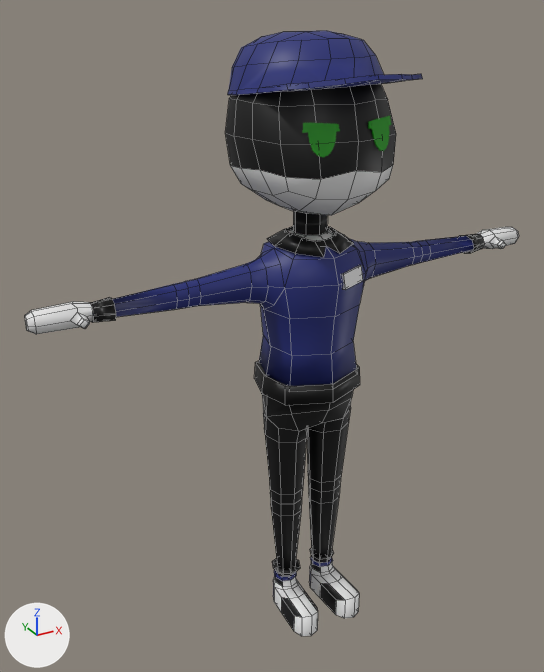
Before and after pictures for a commit that changed the Blender file 31.05.2025_Murder_Drones.blend.
Both versions are drawn from a 50 mm lens placed at (-3.84, -6.33, 6.62), pointed at (-0.32, 0.07, 3.42). The axes (+X, +Y, +Z) are drawn at lower left. The lights are the same throughout. Mesh edges are drawn as thin lines on the coarser meshes.

Objects in the first picture: 'Body', 'Eyes'.
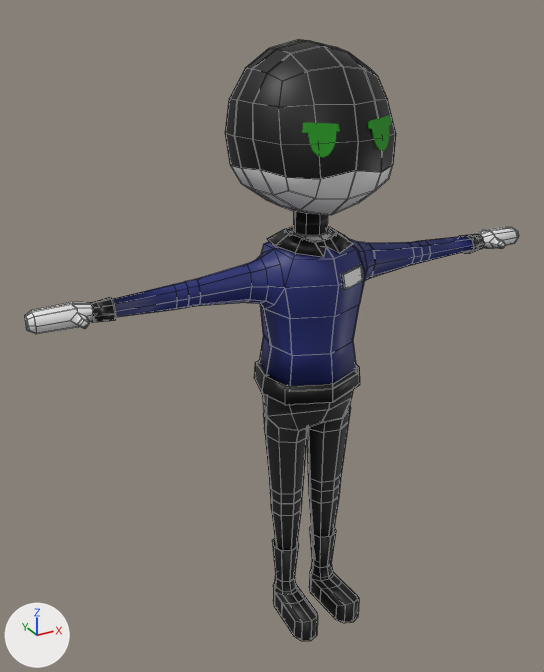
Location of each change, [x1, y1, x2, y2] in pixels of the pictures (544 x 672 px):
'Body', reshaped: before [25, 31, 519, 636]; after [25, 39, 519, 641]
part 1 of me_body_mesh, rebuilt (54% taller): before [309, 556, 359, 618]; after [309, 527, 359, 623]
part 2 of me_body_mesh, rebuilt (54% taller): before [273, 570, 318, 636]; after [273, 539, 318, 641]
part 3 of me_body_mesh, built on: before [228, 31, 423, 576]; after [112, 227, 492, 304]
part 4 of me_body_mesh, recoloured: [262, 390, 353, 551] in both

The edits, one by one:
Material 'Материал' (mat_материал) is new.
Its base color is (0.0186, 0.0186, 0.0186) (black #252525).
me_body_mesh is used by ob_body; location (0.0, 0.0, 0.0).
me_body_mesh had 821 vertices, 794 faces and spanned x -2.82..2.82, y -1.15..0.68, z 0.0..6.41.
me_body_mesh now has 1404 vertices, 1388 faces and spans x -2.82..2.82, y -0.9..0.68, z -0.08..6.32.
me_body_mesh part 1: the loose piece of 60 vertices spanning x 0.1..0.43, y -0.81..0.0, z 0.0..0.43 is rebuilt with 120 vertices and now spans x 0.09..0.43, y -0.81..0.02, z -0.08..0.84, in mat_black_material (black #000000).
me_body_mesh part 2: the loose piece of 60 vertices spanning x -0.43..-0.1, y -0.81..0.0, z 0.0..0.43 is rebuilt with 120 vertices and now spans x -0.43..-0.1, y -0.81..0.02, z -0.08..0.84, in mat_black_material (black #000000).
me_body_mesh part 3: 32 vertices moved from x -0.42..0.4, y -0.33..0.02, z 0.42..0.52 to x -0.34..0.35, y -0.24..-0.05, z 0.42..0.43; 103 vertices removed from x -0.76..0.73, y -1.15..0.68, z 0.51..6.41; 566 vertices added at x -2.82..2.82, y -0.89..0.67, z 1.34..6.31.
me_body_mesh part 4: 100 faces spanning x -0.52..0.52, y -0.6..0.33, z 0.42..2.89 switch from mat_black_material (black #000000) to mat_материал (black #252525).
